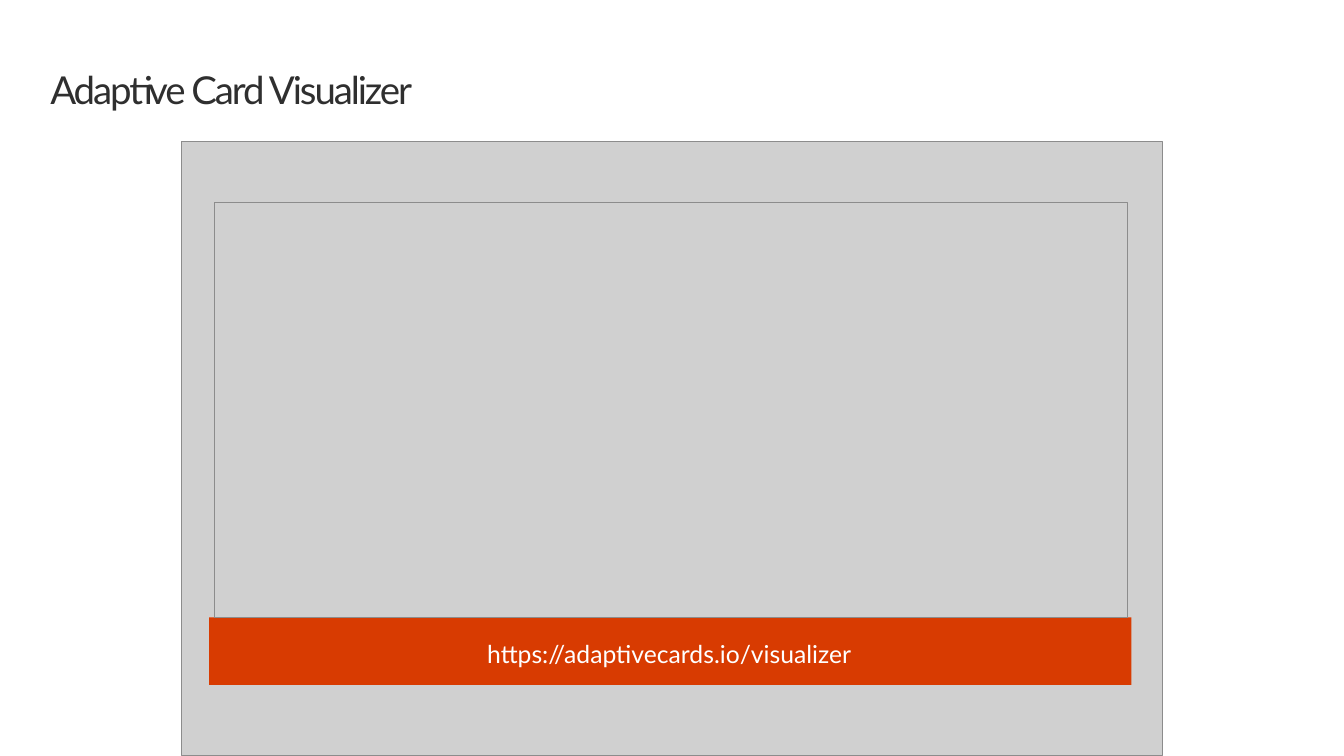
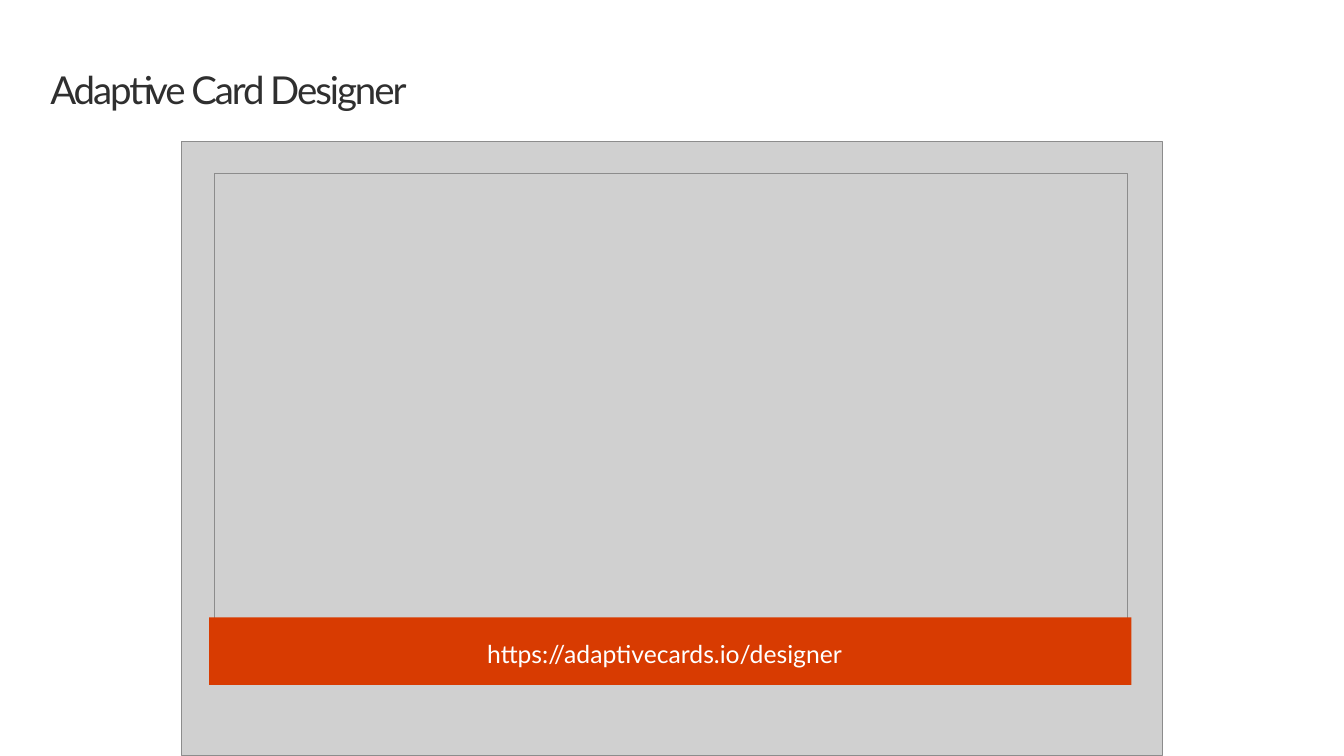
Before and after one commit to OfficeDev/TrainingContent, a slide deck: slide 6 of ConnectorActionableMsgs/03 Adaptive Cards/01 Adaptive Cards and Actionable Messages.pptx. Drawn at 1344x756 pixels with LibreOffice and Linux fonts; fonts in the diff are those of the drawing; grey boxes stand for pictures; background and template pictures are left out. Boxes give left, top, right and bottom in pixels: in the first picture for what was removed or moved away, otherwise in the second. Text is boxed around its words. In the diff, an @@ line names an element or a change of style, - is before the commit and + after.

Commit message:
updated slide to show Adaptive designer

```diff
--- a/ConnectorActionableMsgs/03 Adaptive Cards/01 Adaptive Cards and Actionable Messages.pptx
+++ b/ConnectorActionableMsgs/03 Adaptive Cards/01 Adaptive Cards and Actionable Messages.pptx
@@ title at [50,75,406,111]: text changed @@
-Adaptive Card Visualizer
+Adaptive Card Designer
@@ picture: place and size @@
-picture at [215,203,1128,618]
+picture at [215,173,1128,652]
@@ text at [487,644,842,668]: text changed @@
-https://adaptivecards.io/visualizer
+https://adaptivecards.io/designer
```
